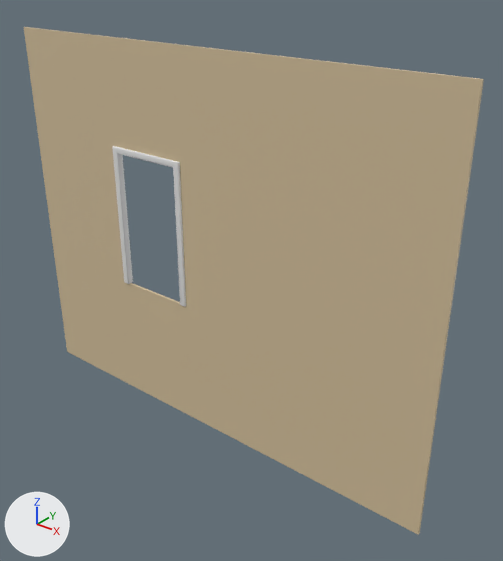
An edit to the FBX model Assets/FBX/room/wallN.fbx, drawn before and after from the same camera.
Camera for both pictures: a 50 mm camera at (5.48, -4.5, 4.48) aimed at (0.51, 1.71, 0.63). Lighting does not change. The marker at lower left points along +X, +Y and +Z. The first picture is the older version. Where no turn or scale is listed for an object, it has been applied to the vertices.

Objects in the first picture: 'door_frame', 'wallN'.
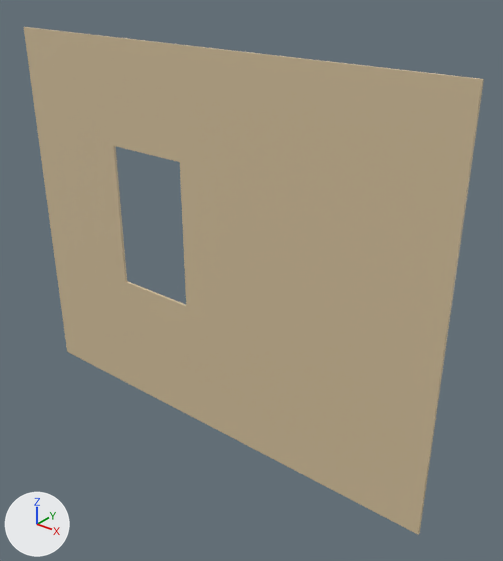
The newer file is also turned or shifted as a whole; pictures and numbers use the older file's frame.

Where the change shows, as pixel boxes (x1, y1, x2, y2) in the pictures (503 x 561 px):
'door_frame', deleted: before (112, 146, 186, 307)

The edits, one by one:
Object 'door_frame' (ob_door_frame) is deleted.
